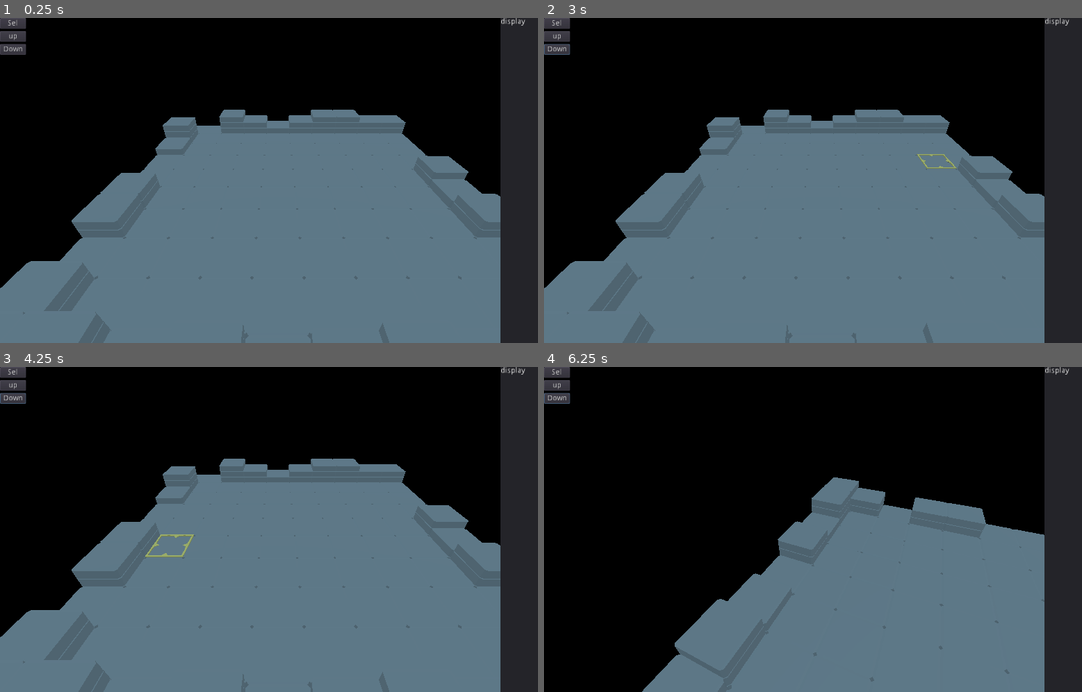
Above: before the commit, frames 1-4 (two rows, left to right).
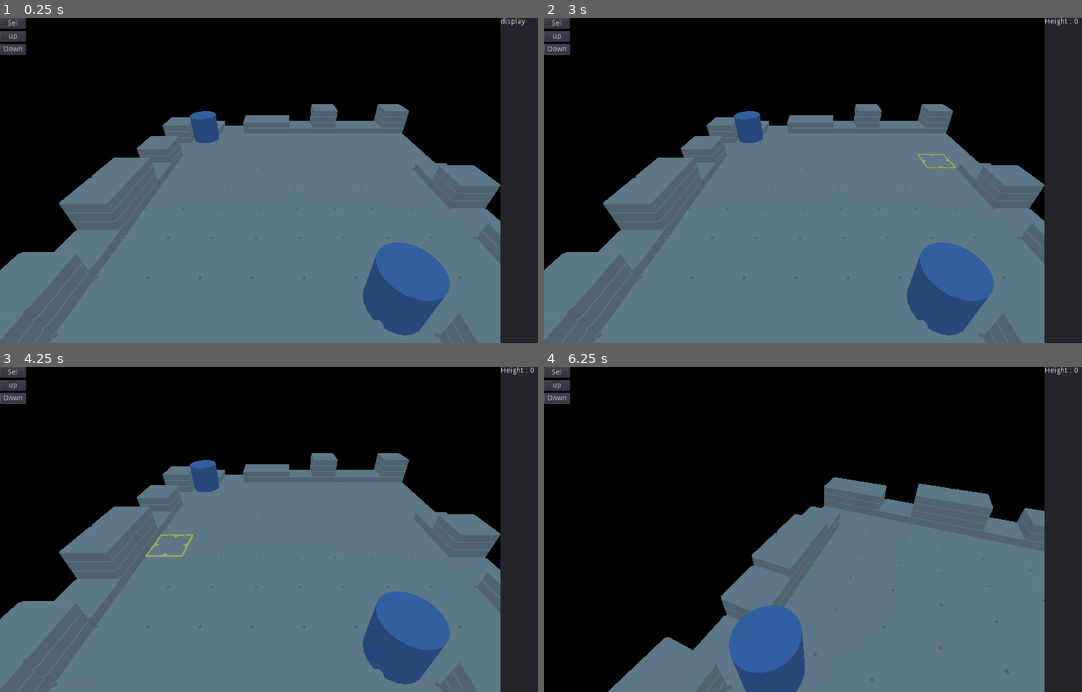
Above: after the commit, the same moments.

Repository: Ravath/RPG_Simu3D
Game: Godot game, scene res://Scenes/Simulation/Map.tscn
Two runs of this game, one before a commit and one after it. Both use one fixed random seed, a clock stepped at 60 frames per second and the inputs below.
Inputs (mouse positions are in pixels of both pictures, inside the frame that each line leads up to):
- Up to frame 1 (0.25 s): no input
- Up to frame 2 (3 s): click "Sel" at 0.5 s; click "up" at 1.25 s; click "Down" at 2 s; tap Enter at 2.75 s; move the mouse to (942, 164) at 2.77 s; hold Right (ui_right) from 2.78 s (still down); hold Q from 2.78 s (still down); click (942, 164) at 2.92 s
- Up to frame 3 (4.25 s): release Right (ui_right) at 3.5 s; release Q at 3.5 s; tap Space at 3.5 s; drag from (166, 545) to (252, 594) at 3.52 s
- Up to frame 4 (6.25 s): tap Enter at 4.25 s; move the mouse to (877, 458) at 4.27 s; hold Right (ui_right) 4.28-5 s; hold E 4.28-5 s; drag from (796, 594) to (656, 480) at 5.02 s; tap Space at 5.75 s; move the mouse to (990, 578) at 5.77 s; hold Left (ui_left) from 5.78 s (still down); hold Z from 5.78 s (still down)

The runs differ from the first frame. In frame 1, 8.7% of the frame differs, in the area x 0-94%, y 26-99%; in frame 2, 8.8%, in the area x 0-100%, y 0-99%; in frame 3, 8.8%; in frame 4, 6.9%.

Commit message:
character move zone display

Diff:
--- /dev/null
+++ b/Scenes/Simulation/CharacterDisplayer.gd
@@ -0,0 +1,28 @@
+extends MultiMeshInstance
+
+
+# The tile dimensions
+const W = 2
+const H = 0.5
+const C_H = 2 # Character height
+
+
+# Called when the node enters the scene tree for the first time.
+func _ready():
+	pass # Replace with function body.
+
+func update_characters(var map):
+
+	if map == null:
+		self.multimesh.instance_count = 0
+		return
+
+	# instantiate and positionate the highlight
+	self.multimesh.instance_count = map.characters.size()
+
+	for i in map.characters.size():
+		var ci = map.characters[i]
+		var position = Transform()
+		var alt = map.get_height(ci.position)
+		position = position.translated(Vector3(ci.position.x * W, (alt+0.5)*H+C_H/2, ci.position.y * W))
+		self.multimesh.set_instance_transform(i, position)
--- a/Scenes/Simulation/Map.gd
+++ b/Scenes/Simulation/Map.gd
@@ -6,7 +6,7 @@
 # Called when the node enters the scene tree for the first time.
 func _ready():
 	# TODO this is debug
-	map = MapData.new(10,10,4)
+	map = MapData.new(10,10,5)
 #	map.build_grid(funcref(map, "builder_room"))
 	map.build_grid(funcref(map, "builder_ruins"))
 #	map.build_grid(funcref(map, "builder_flatrand"))
@@ -14,6 +14,15 @@
 #	map.build_grid(funcref(map, "builder_exporand"))
 #	map.build_grid(funcref(map, "builder_gradiant"))
 
+	# add character
+	var c1 = Character.new()
+	var c2 = Character.new()
+	c1.position = Vector2(1,1)
+	c2.position = Vector2(6,8)
+	map.add_character(c1)
+	map.add_character(c2)
+
+	# give map to display module
 	$TileBuilder_Square.set_map(map)
 	map.connect("updated_tile_height", self, "_on_updated_tile_height")
 
@@ -22,8 +31,33 @@
 	$TileBuilder_Square.update_tile_at(coordinate2D)
 
 func _on_tile_selected(coordinate):
+	var selected_character = null
+
+	# selection process
+	var display = "Height : "
+	display = display + str(map.get_height(coordinate))
+	var misc = map.get_selected_items(coordinate)
+	for item in misc :
+		if item is Character:
+			display = display + "\nCharacter : " + item.get_name()
+			selected_character = item
+		else :
+			print(str(misc))
+	$Panel/Label.set_text(display)
+
+	# Tool process
 	if current_tool:
 		current_tool.action(map, coordinate.x, coordinate.y)
+
+	# update walkable zone of selected character
+	if selected_character:
+		var walkable = selected_character.find_walkable(map)
+		var zone = []
+		for wz in walkable:
+			zone.append(wz.position)
+		$TileBuilder_Square.highlight_zone(zone)
+	else :
+		$TileBuilder_Square.highlight_zone(null)
 
 func _on_Button_select_pressed():
 	current_tool = null
--- a/Scenes/Simulation/Map.tscn
+++ b/Scenes/Simulation/Map.tscn
@@ -6,6 +6,7 @@
 [ext_resource path="res://Ressources/3D/Tile.obj" type="ArrayMesh" id=4]
 [ext_resource path="res://Ressources/3D/Selector.obj" type="ArrayMesh" id=5]
 [ext_resource path="res://Scenes/Simulation/ZoneHighlighter.gd" type="Script" id=6]
+[ext_resource path="res://Scenes/Simulation/CharacterDisplayer.gd" type="Script" id=7]
 
 [sub_resource type="MultiMesh" id=1]
 transform_format = 1
@@ -54,22 +55,33 @@
 [sub_resource type="ShaderMaterial" id=6]
 shader = SubResource( 5 )
 
-[sub_resource type="SpatialMaterial" id=9]
+[sub_resource type="SpatialMaterial" id=7]
 flags_transparent = true
 albedo_color = Color( 0.745098, 0.388235, 0.196078, 0.572549 )
 
-[sub_resource type="PlaneMesh" id=7]
-material = SubResource( 9 )
+[sub_resource type="PlaneMesh" id=8]
+material = SubResource( 7 )
 
-[sub_resource type="MultiMesh" id=8]
+[sub_resource type="MultiMesh" id=9]
 transform_format = 1
-mesh = SubResource( 7 )
+mesh = SubResource( 8 )
 
-[sub_resource type="ProceduralSky" id=11]
+[sub_resource type="SpatialMaterial" id=12]
+albedo_color = Color( 0.313726, 0.45098, 0.682353, 1 )
 
-[sub_resource type="Environment" id=10]
+[sub_resource type="CylinderMesh" id=13]
+material = SubResource( 12 )
+radial_segments = 24
+
+[sub_resource type="MultiMesh" id=14]
+transform_format = 1
+mesh = SubResource( 13 )
+
+[sub_resource type="ProceduralSky" id=10]
+
+[sub_resource type="Environment" id=11]
 background_mode = 3
-background_sky = SubResource( 11 )
+background_sky = SubResource( 10 )
 
 [node name="Map" type="Spatial"]
 script = ExtResource( 3 )
@@ -92,8 +104,12 @@
 material/0 = SubResource( 6 )
 
 [node name="ZoneHighlighter" type="MultiMeshInstance" parent="TileBuilder_Square"]
-multimesh = SubResource( 8 )
+multimesh = SubResource( 9 )
 script = ExtResource( 6 )
+
+[node name="CharacterDisplayer" type="MultiMeshInstance" parent="TileBuilder_Square"]
+multimesh = SubResource( 14 )
+script = ExtResource( 7 )
 
 [node name="Camera" parent="." instance=ExtResource( 1 )]
 
@@ -134,9 +150,12 @@
 anchor_right = 1.0
 anchor_bottom = 1.0
 text = "display"
+__meta__ = {
+"_edit_use_anchors_": false
+}
 
 [node name="WorldEnvironment" type="WorldEnvironment" parent="."]
-environment = SubResource( 10 )
+environment = SubResource( 11 )
 [connection signal="tile_selected" from="TileBuilder_Square" to="." method="_on_tile_selected"]
 [connection signal="input_event" from="TileBuilder_Square/Click_detection" to="TileBuilder_Square" method="_on_Area_input_event"]
 [connection signal="pressed" from="VBoxContainer/Button_select" to="." method="_on_Button_select_pressed"]
--- a/Scenes/Simulation/TileBuilder_Square.gd
+++ b/Scenes/Simulation/TileBuilder_Square.gd
@@ -13,11 +13,12 @@
 func _ready():
 	pass
 
-func set_map(map):
-	self.map = map #MapData
-	update()
+func set_map(new_map):
+	self.map = new_map #MapData
+	update_grid()
+	$CharacterDisplayer.update_characters(map)
 
-func update():
+func update_grid():
 	# instantiate and positionate the tiles
 	self.multimesh.instance_count = map.X * map.Y * map.MAX_ALTITUDE
 
@@ -46,6 +47,9 @@
 		self.multimesh.set_instance_transform(v.x*map.MAX_ALTITUDE*map.Y + v.y*map.MAX_ALTITUDE + i, position)
 	# update click_manager
 	update_click_manager_at(v.x, v.y, map.grid[v.x][v.y])
+
+	#Update Characters
+	$CharacterDisplayer.update_characters(map)
 
 func update_click_manager_at(x, y, z):
 	# update the CollisionShape height and position used to detect clicks at the given coordinates
--- a/Scenes/Simulation/ZoneHighlighter.gd
+++ b/Scenes/Simulation/ZoneHighlighter.gd
@@ -22,6 +22,6 @@
 
 	for i in zone.size():
 		var position = Transform()
-		var alt = map.grid[zone[i].x][zone[i].y]
+		var alt = map.get_height(zone[i])
 		position = position.translated(Vector3(zone[i].x * W, (alt+0.5)*H + epsilon, zone[i].y * W))
 		self.multimesh.set_instance_transform(i, position)
--- /dev/null
+++ b/Scripts/Character.gd
@@ -0,0 +1,88 @@
+extends GDScript
+
+class_name Character
+
+var position = Vector2() # grid position
+
+func _init():
+	pass
+
+# Called when the node enters the scene tree for the first time.
+func _ready():
+	pass # Replace with function body.
+
+func can_go(map, fs:Vector2, ts:Vector2):
+#	map as MapData
+# return move cost, -1 if impossible
+	if ts.x < 0 or ts.y < 0 or ts.x >= map.X or ts.y >= map.Y:
+		return -1
+#	if fs.x < 0 or fs.y < 0 or fs.x >= map.X or fs.y >= map.Y:
+#		return -1
+	var fh = map.grid[fs.x][fs.y]
+	var th = map.grid[ts.x][ts.y]
+	# check if diagonal
+	var diagonal = 1
+	if fs.x != ts.x and fs.y != ts.y:
+		diagonal = 1.5
+	if abs(fh-th) < 2 :
+		return 1 * diagonal
+	elif abs(fh-th) < 4 :
+		return 2 * diagonal
+	return -1
+
+func get_move_points():
+	return 6
+
+func get_name():
+	return "Hero"
+
+class nav_node :
+	# A class used for pathfinding algorithms
+	var position : Vector2
+	var previous : Vector2
+	var move_cost : float # total move cost from the path start
+	func _init(from, to, cost):
+		self.position = to
+		self.previous = from
+		self.move_cost = cost
+
+func find_walkable(map):
+	var to_search = [nav_node.new(position, position, 0)]
+	var walkable = [to_search[0]]
+	var searched = []
+#	var neighbours = [Vector2.UP, Vector2.DOWN, Vector2.LEFT, Vector2.RIGHT]
+	var neighbours = [Vector2.UP, Vector2.DOWN, Vector2.LEFT, Vector2.RIGHT,
+	Vector2.UP+Vector2.LEFT, Vector2.UP+Vector2.RIGHT,
+	Vector2.DOWN+Vector2.LEFT, Vector2.DOWN+Vector2.RIGHT]
+
+	while(to_search.size() > 0):
+		var current = to_search.pop_front()
+
+		# search every neighbours
+		for dir in neighbours:
+			var n = current.position + dir
+
+			# find the cost
+			var cost = can_go(map, current.position, n)
+			if cost == -1 : # inaccessible
+				continue
+
+			# check if already searched
+			var fastest = null
+			for sn in walkable:
+				if sn.position == n :
+					fastest = sn
+					break
+
+			# if convenient, use it
+			var total_cost = current.move_cost + cost
+			if total_cost <= get_move_points() :
+				if fastest and total_cost < fastest.move_cost :
+					print("fastest way found, but not used")
+				elif not fastest :
+					# set walkable
+					var w = nav_node.new(current.position, n, total_cost)
+					to_search.append(w)
+					walkable.append(w)
+
+	return walkable
--- a/Scripts/MapData.gd
+++ b/Scripts/MapData.gd
@@ -6,6 +6,8 @@
 var Y:int
 var MAX_ALTITUDE:int # MAX_ALTITUDE
 var grid = [] # int[][]
+
+var characters = []
 
 signal updated_tile_height(coordinate2D)
 var update = false
@@ -41,6 +43,9 @@
 	update = true
 	updated_tiles.append(Vector2(x,y))
 
+func get_height(var pos):
+	return grid[pos.x][pos.y]
+
 func build_grid(builder_function):
 	# build a map with random altitudes
 	for x in range(X):
@@ -58,10 +63,10 @@
 		return MAX_ALTITUDE
 	return 0
 
-func builder_flatrand(x:int, y:int):
+func builder_flatrand(_x:int, _y:int):
 	return randi() % MAX_ALTITUDE
 
-func builder_dicerand(x:int, y:int):
+func builder_dicerand(_x:int, _y:int):
 	var alt = (randi() % MAX_ALTITUDE) + (randi() % MAX_ALTITUDE) + (randi() % MAX_ALTITUDE)
 	return alt / 3
 
@@ -73,3 +78,13 @@
 
 func builder_gradiant(x:int, y:int):
 	return int(float(x+y) / 2 / max(X,Y) * MAX_ALTITUDE)
+
+func add_character(newc : Character):
+	characters.append(newc)
+
+func get_selected_items(position):
+	var items = []
+	for c in characters:
+		if c.position == position:
+			items.append(c)
+	return items
--- a/project.godot
+++ b/project.godot
@@ -10,6 +10,11 @@
 
 _global_script_classes=[ {
 "base": "GDScript",
+"class": "Character",
+"language": "GDScript",
+"path": "res://Scripts/Character.gd"
+}, {
+"base": "GDScript",
 "class": "MapAction",
 "language": "GDScript",
 "path": "res://Scripts/MapAction.gd"
@@ -20,6 +25,7 @@
 "path": "res://Scripts/MapData.gd"
 } ]
 _global_script_class_icons={
+"Character": "",
 "MapAction": "",
 "MapData": ""
 }
Not shown: 1 places in Scenes/Simulation/Map.tscn that only renumber resources
